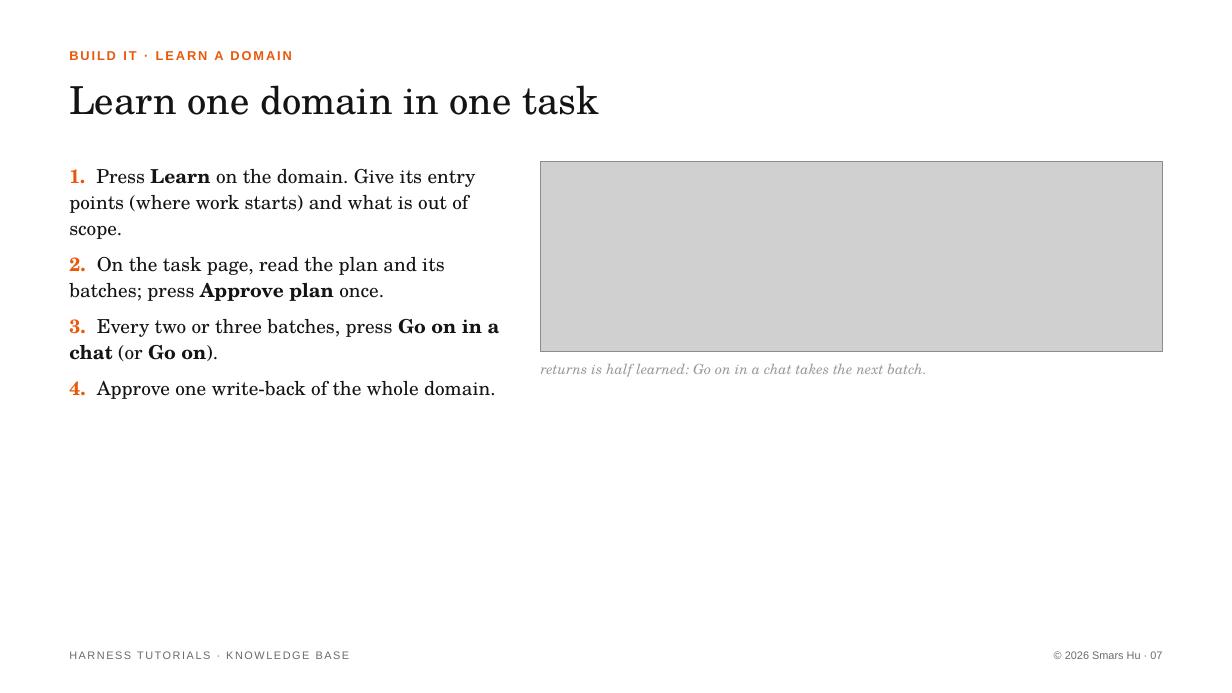
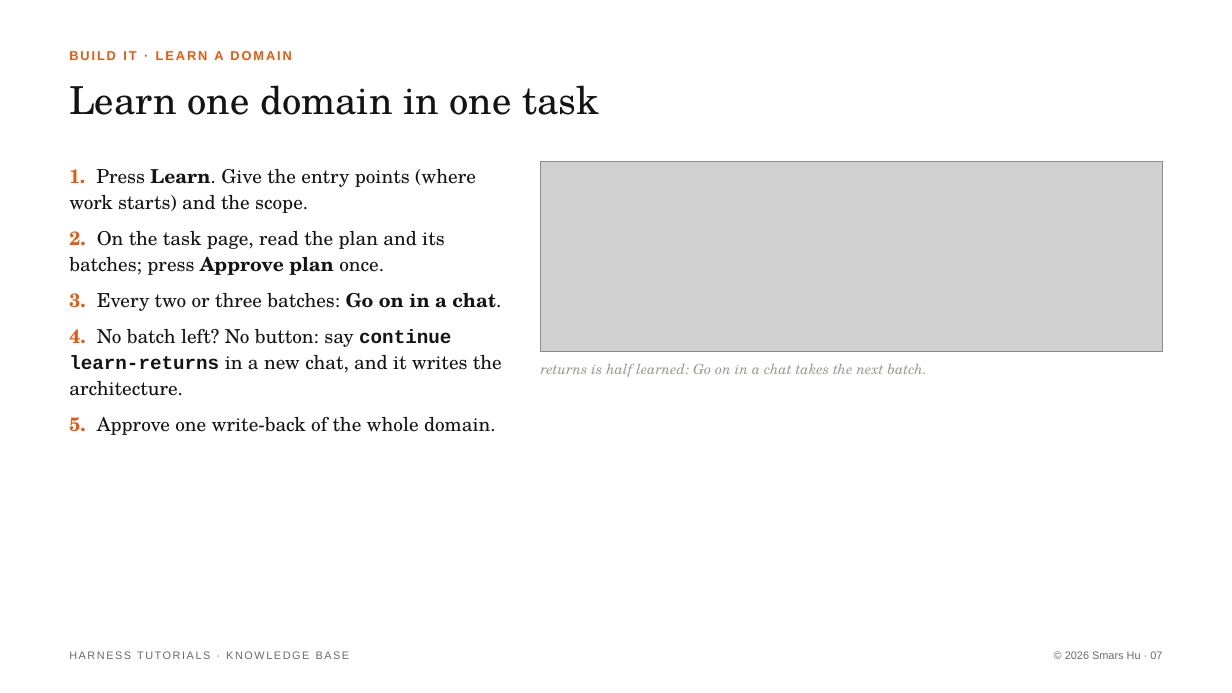
Before and after one commit to Smars-Bin-Hu/ai-exploration, a slide deck: slide 7 of source/tutorials/5_kb.pptx. Drawn at 1232x693 pixels with LibreOffice and Linux fonts; fonts in the diff are those of the drawing; grey boxes stand for pictures. Boxes give left, top, right and bottom in pixels: in the first picture for what was removed or moved away, otherwise in the second. Text is boxed around its words. In the diff, an @@ line names an element or a change of style, - is before the commit and + after.

```diff
--- a/source/tutorials/5_kb.pptx
+++ b/source/tutorials/5_kb.pptx
@@ text at bbox=[69, 169, 476, 213]: text changed @@
-1. Press Learn on the domain. Give its entry points (where work starts) and what is out of scope.
+1. Press Learn. Give the entry points (where work starts) and the scope.
@@ text at bbox=[69, 293, 502, 435]: text changed @@
-3. Every two or three batches, press Go on in a chat (or Go on).
-4. Approve one write-back of the whole domain.
+3. Every two or three batches: Go on in a chat.
+4. No batch left? No button: say continue learn-returns in a new chat, and it writes the architecture.
+5. Approve one write-back of the whole domain.
```
Also in this commit, not shown: 4 other slides changed, 2 other files.
